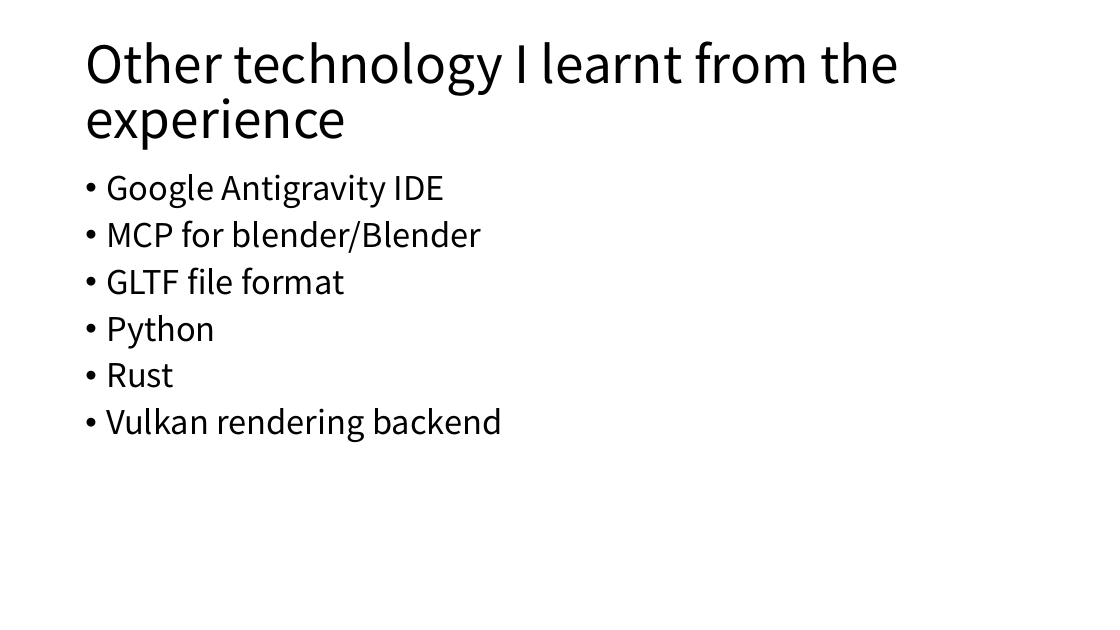
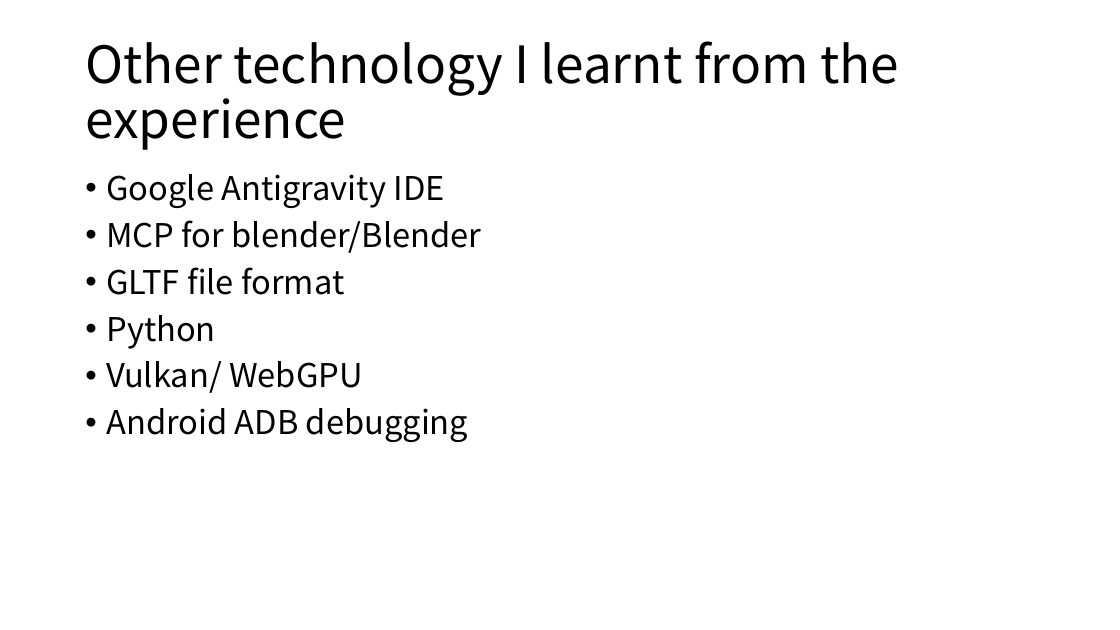
Before and after one commit to boycececil666gmailcom/webgpu-renderer, a slide deck: slide 7 of WebGPU Renderer.pptx. Drawn at 1120x630 pixels with LibreOffice and Linux fonts; fonts in the diff are those of the drawing. Boxes give left, top, right and bottom in pixels: in the first picture for what was removed or moved away, otherwise in the second. Text is boxed around its words. In the diff, an @@ line names an element or a change of style, - is before the commit and + after.

Commit message:
feat: add wireless android deployment script and power management tools

```diff
--- a/WebGPU Renderer.pptx
+++ b/WebGPU Renderer.pptx
@@ text at <box>106,361,468,442</box>: text changed @@
-• Rust
-• Vulkan rendering backend
+• Vulkan/ WebGPU
+• Android ADB debugging
```
Also in this commit, not shown: 6 other slides changed, 8 other files.
